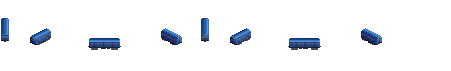
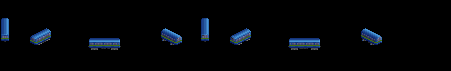
Before/after of a w=451, h=71 layered artwork. What changed in the layer stack:
showed "SL", painted on it over (1, 35, 382, 46)
painted on "C4" over (1, 37, 382, 48)
